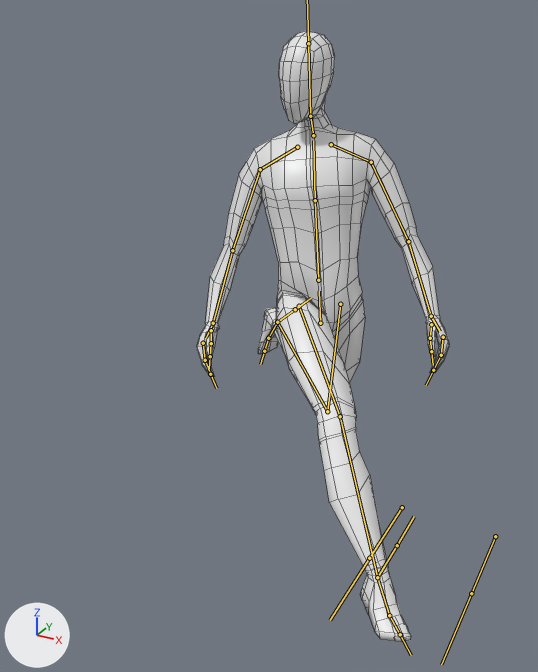
Two versions of the FBX model Assets/Models/Character/charachter model.fbx, one commit apart.
Before and after are seen from a camera (50 mm lens) standing at (0.99, -2.17, 1.73) and looking at (-0.07, -0.25, 0.78). Every picture has the same lights, and +X, +Y and +Z are marked at lower left. Both versions are drawn at frame 15 of the action 'Aramature|Diagonal.BL'; the numbers are the values there. The bones that bend it are drawn over the model as lines. Mesh edges are drawn as thin lines.
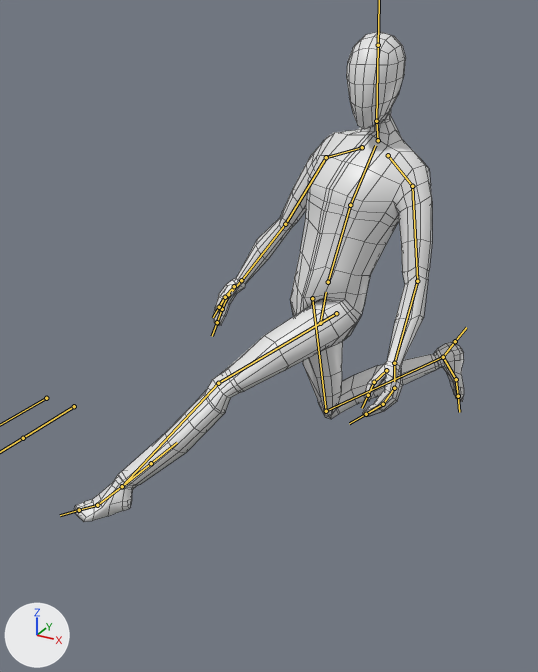
Location of each change, [x1, y1, x2, y2] in pixels of the pictures (538 x 672 px):
'Cube', posed (55% wider, 20% shorter): before [197, 30, 449, 642]; after [74, 31, 464, 522]
bone 'Hips', root to tip: before (320, 323) to (319, 291); after (320, 323) to (326, 292)
bone 'Chest', root to tip: before (315, 200) to (313, 140); after (350, 205) to (375, 145)
bone 'Neck', root to tip: before (313, 135) to (310, 116); after (378, 140) to (376, 121)
bone 'UpperLeg.L', root to tip: before (340, 304) to (327, 411); after (336, 313) to (218, 383)
bone 'LowerLeg.L', root to tip: before (327, 411) to (277, 322); after (218, 383) to (122, 486)
bone 'Feet.L', root to tip: before (277, 322) to (268, 338); after (122, 486) to (97, 505)
bone 'UpperLeg.R', root to tip: before (299, 306) to (340, 416); after (312, 298) to (326, 411)
bone 'LowerLeg.R', root to tip: before (340, 416) to (377, 577); after (326, 411) to (443, 357)
bone 'Feet.R', root to tip: before (377, 577) to (389, 615); after (443, 357) to (456, 379)

The change in detail:
Bone 'Hips' (bone_hips) turns from (-14, 30, 0) to (-14, -30, 0) degrees about its own x, y and z.
Bone 'Chest' (bone_chest) turns from (0, -10, -2) to (0, 10, 2) degrees about its own x, y and z.
Bone 'Neck' (bone_neck) turns from (17, -22, -4) to (17, 22, 4) degrees about its own x, y and z.
Bone 'UpperLeg.L' (bone_upperleg_l) turns from (-22, -19, -4) to (56, 32, 12) degrees about its own x, y and z.
Bone 'LowerLeg.L' (bone_lowerleg_l) turns from (-101, -7, -6) to (-12, 0, -1) degrees about its own x, y and z.
Bone 'Feet.L' (bone_feet_l) turns from (25, 16, 0) to (-49, -13, -11) degrees about its own x, y and z.
Bone 'UpperLeg.R' (bone_upperleg_r) turns from (50, -22, -1) to (-22, 19, 4) degrees about its own x, y and z.
Bone 'LowerLeg.R' (bone_lowerleg_r) turns from (-12, 0, 1) to (-101, 7, 6) degrees about its own x, y and z.
Bone 'Feet.R' (bone_feet_r) turns from (-48, 3, 22) to (25, -16, 0) degrees about its own x, y and z.
